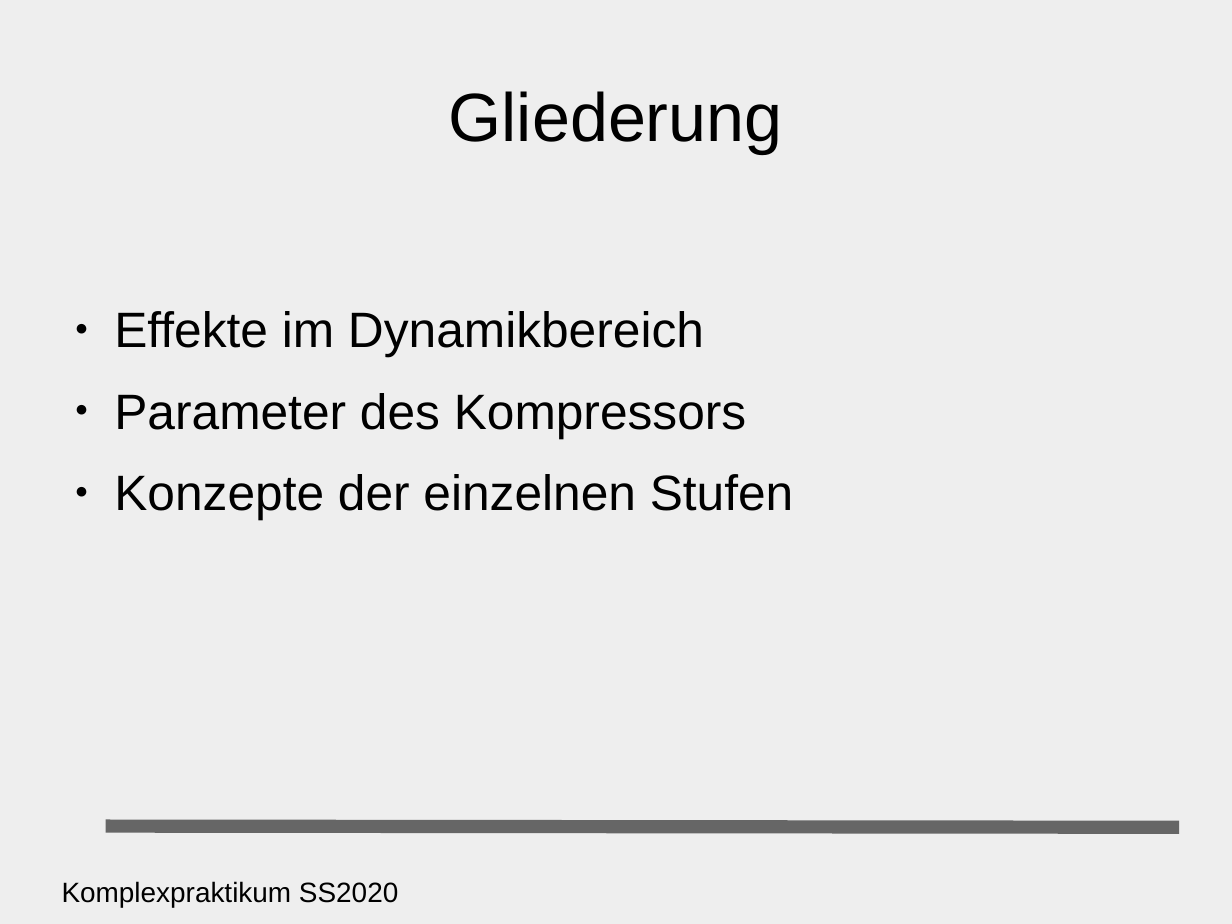
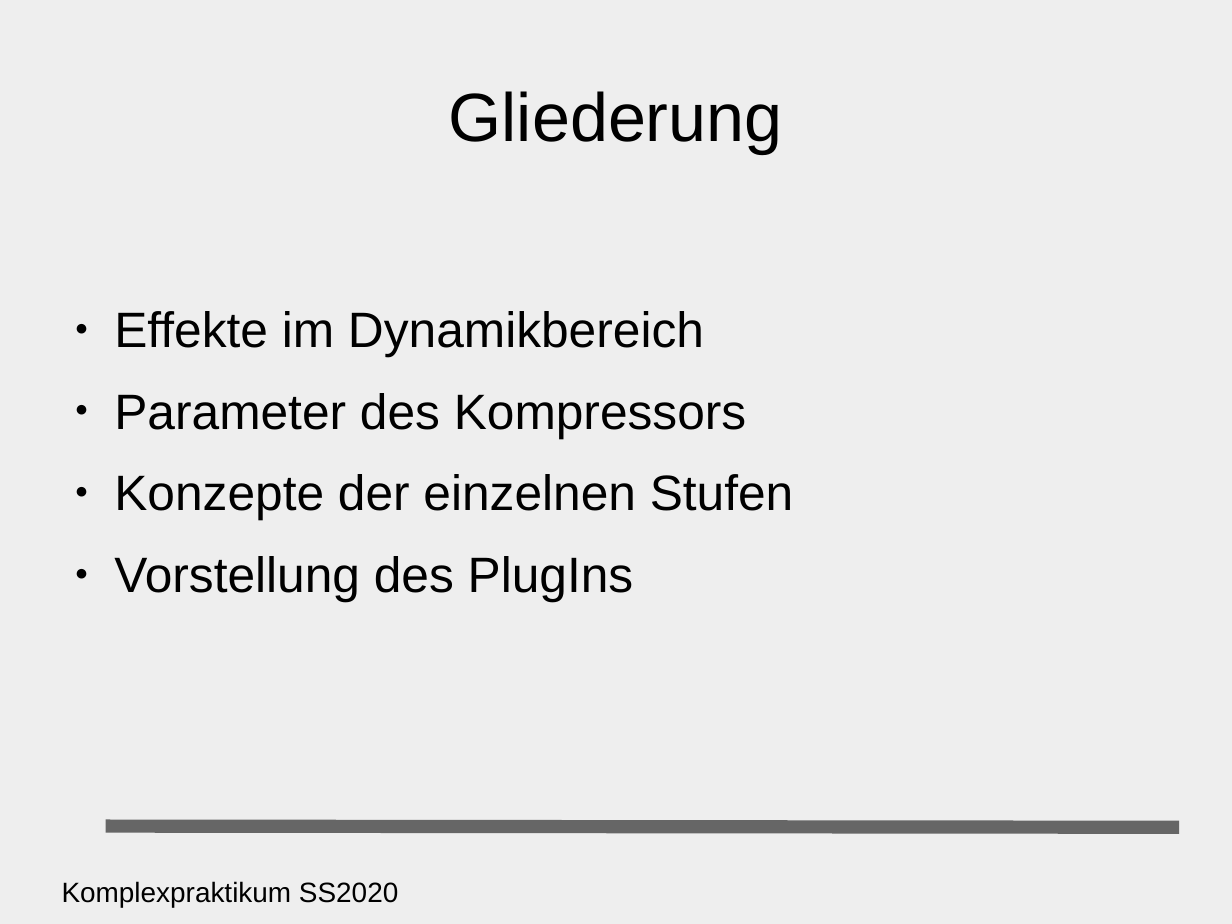
Before and after one commit to cornzz/ckpa-compressor, a slide deck: slide 2 of präsentation.odp. Drawn at 1232x924 pixels with LibreOffice and Linux fonts; fonts in the diff are those of the drawing. Boxes give left, top, right and bottom in pixels: in the first picture for what was removed or moved away, otherwise in the second. Text is boxed around its words. In the diff, an @@ line names an element or a change of style, - is before the commit and + after.

```diff
--- a/präsentation.odp
+++ b/präsentation.odp
@@ text at box(114, 556, 634, 601): paragraph added @@
+● Vorstellung des PlugIns
```
Also in this commit, not shown: 2 slides added.
